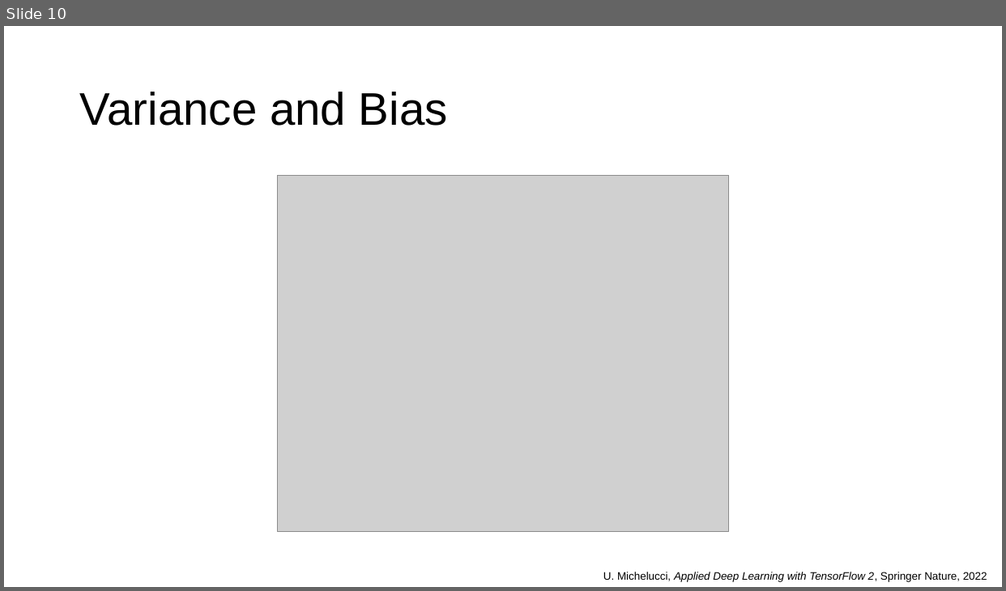
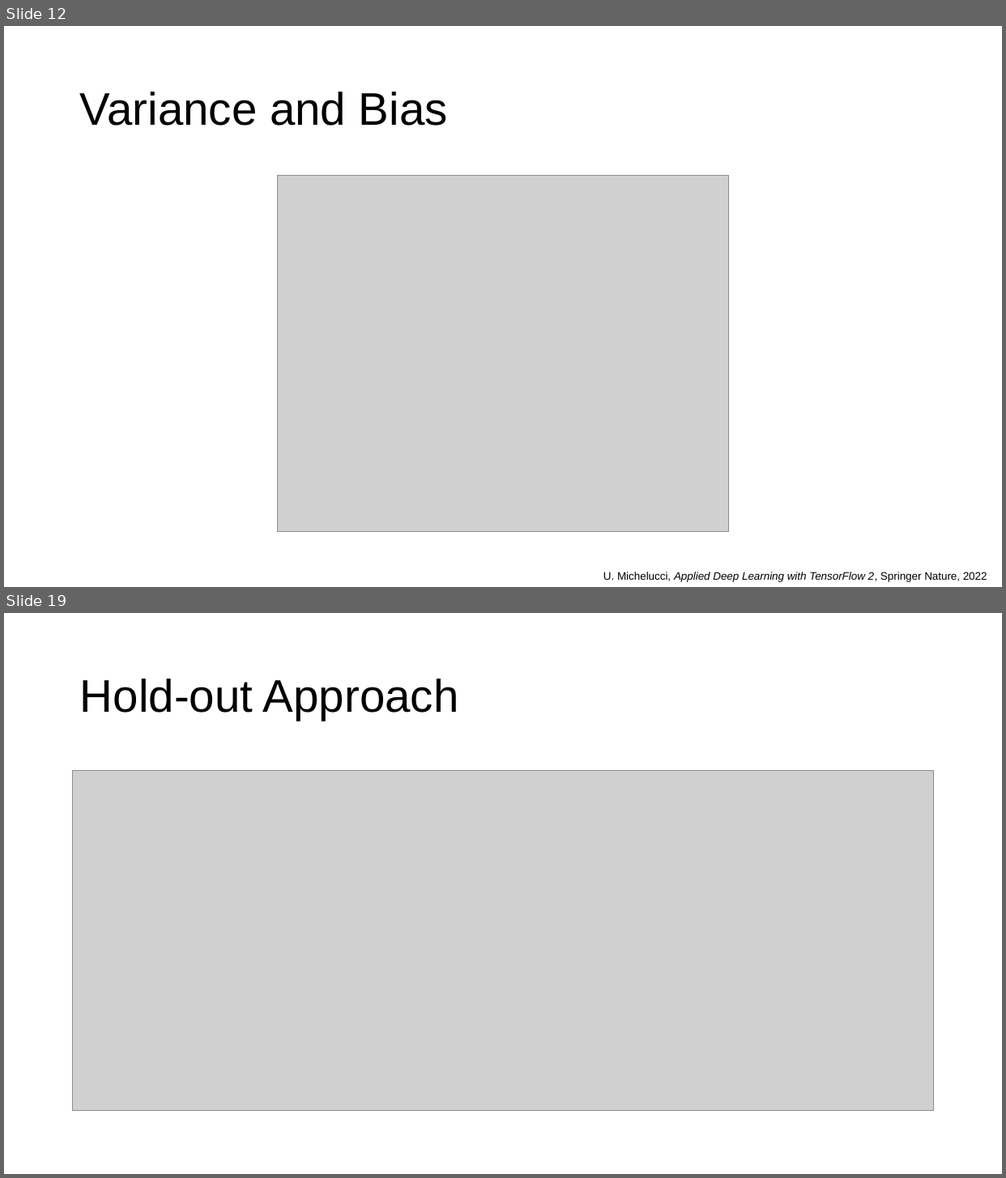
Before and after one commit to toelt-llc/MSCA-ITN-PARENT, a slide deck: DETERMINED2022/Introduction to model validation and unbalanced datasets/DETERMINED2022-toelt-Model_Validation_lecture_michelucci.pptx. Shown one above the other, each under a label of ours: slide 10 before the commit, slides 12 and 19 after it; the slides between them are not shown. The pictures are 1006x591 and 1006x1178 pixels, drawn with LibreOffice and Linux fonts; fonts in the diff are those of the drawing; grey boxes stand for pictures; background and template pictures are left out. Boxes give left, top, right and bottom in pixels: in the first picture for what was removed or moved away, otherwise in the second. Text is boxed around its words. In the diff, an @@ line names an element or a change of style, - is before the commit and + after.

```diff
--- a/DETERMINED2022/Introduction to model validation and unbalanced datasets/DETERMINED2022-toelt-Model_Validation_lecture_michelucci.pptx
+++ b/DETERMINED2022/Introduction to model validation and unbalanced datasets/DETERMINED2022-toelt-Model_Validation_lecture_michelucci.pptx
@@ slide 19 added at (x1=4, y1=613, x2=1002, y2=1174), background #FFFFFF @@
@@ title added at (x1=80, y1=679, x2=459, y2=720), 44 pt, text #000000 @@
+Hold-out Approach
@@ picture added at (x1=73, y1=771, x2=934, y2=1111) @@
@@ what was slide 10 is now slide 12 @@
```
Also in this commit, not shown: 7 slides changed, 6 other slides added, 2 slides removed, 2 other files.
